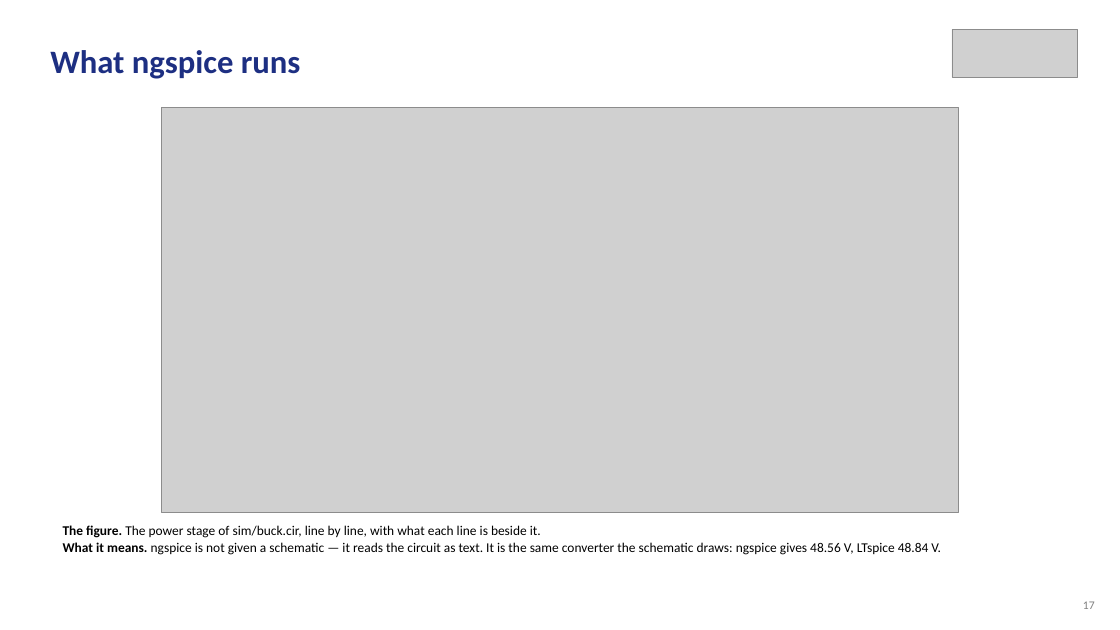
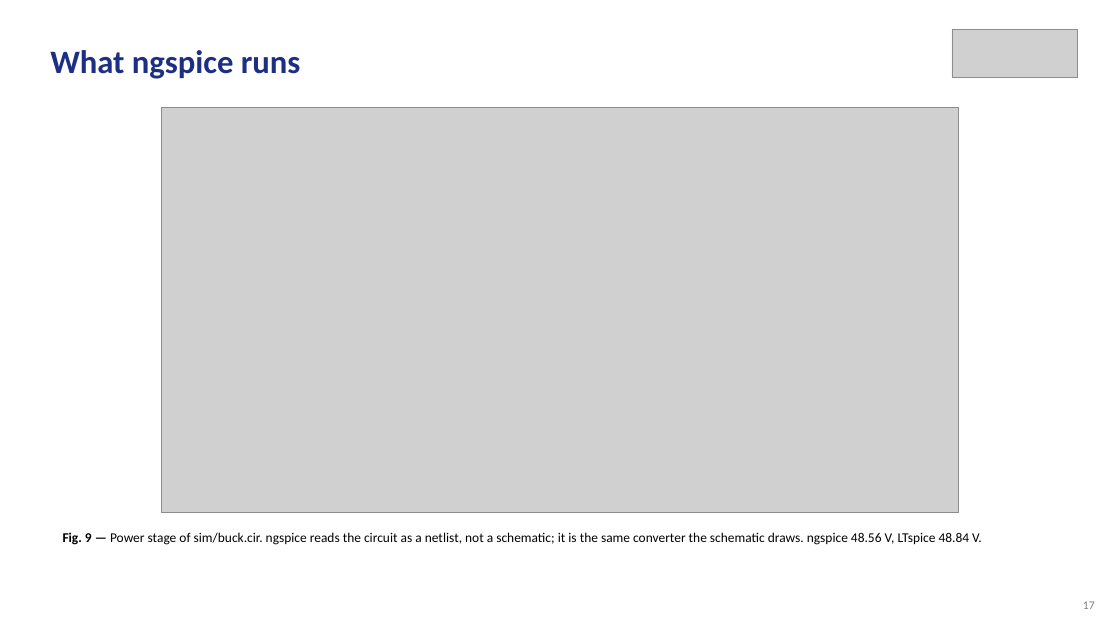
Before and after one commit to Amritha902/gan-driver, a slide deck: slide 17 of review/Review1_GaN_Segmented_Gate_Driver.pptx. Drawn at 1120x630 pixels with LibreOffice and Linux fonts; fonts in the diff are those of the drawing; grey boxes stand for pictures. Boxes give left, top, right and bottom in pixels: in the first picture for what was removed or moved away, otherwise in the second. Text is boxed around its words. In the diff, an @@ line names an element or a change of style, - is before the commit and + after.

```diff
--- a/review/Review1_GaN_Segmented_Gate_Driver.pptx
+++ b/review/Review1_GaN_Segmented_Gate_Driver.pptx
@@ text at (63, 532, 982, 545): text changed @@
-The figure. The power stage of sim/buck.cir, line by line, with what each line is beside it.
-What it means. ngspice is not given a schematic — it reads the circuit as text. It is the same converter the schematic draws: ngspice gives 48.56 V, LTspice 48.84 V.
+Fig. 9 — Power stage of sim/buck.cir. ngspice reads the circuit as a netlist, not a schematic; it is the same converter the schematic draws. ngspice 48.56 V, LTspice 48.84 V.
```
Also in this commit, not shown: 24 other slides changed, 4 slides added, 3 slides removed, 16 other files.
